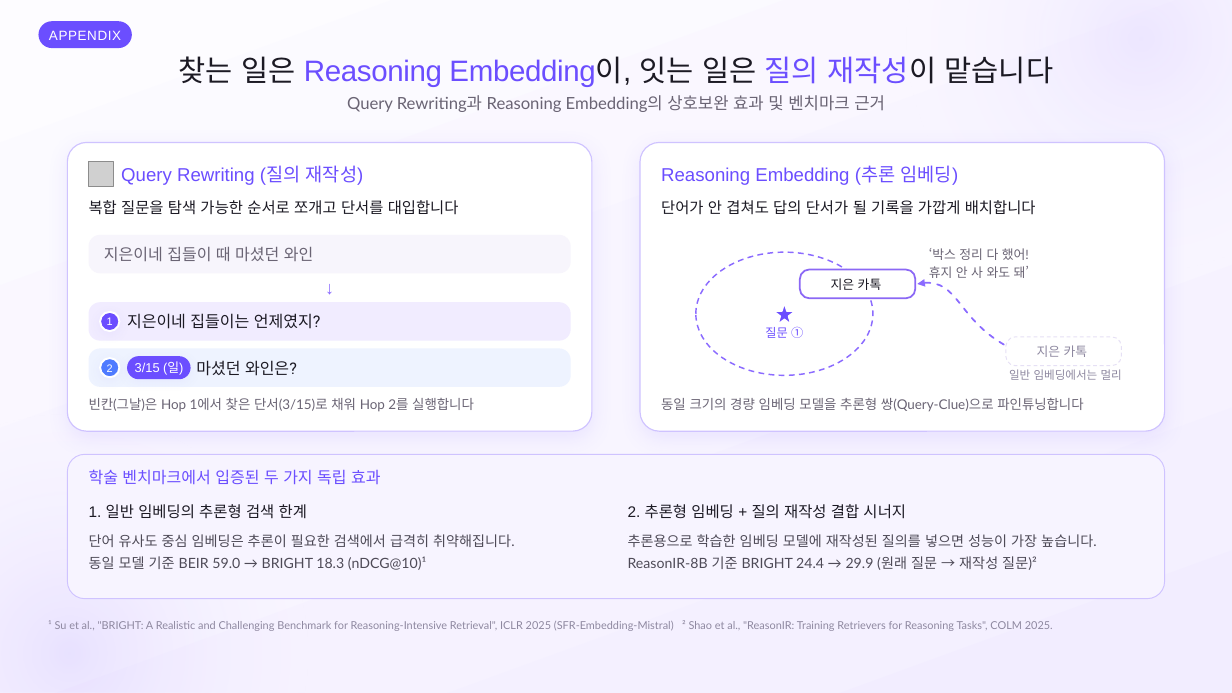
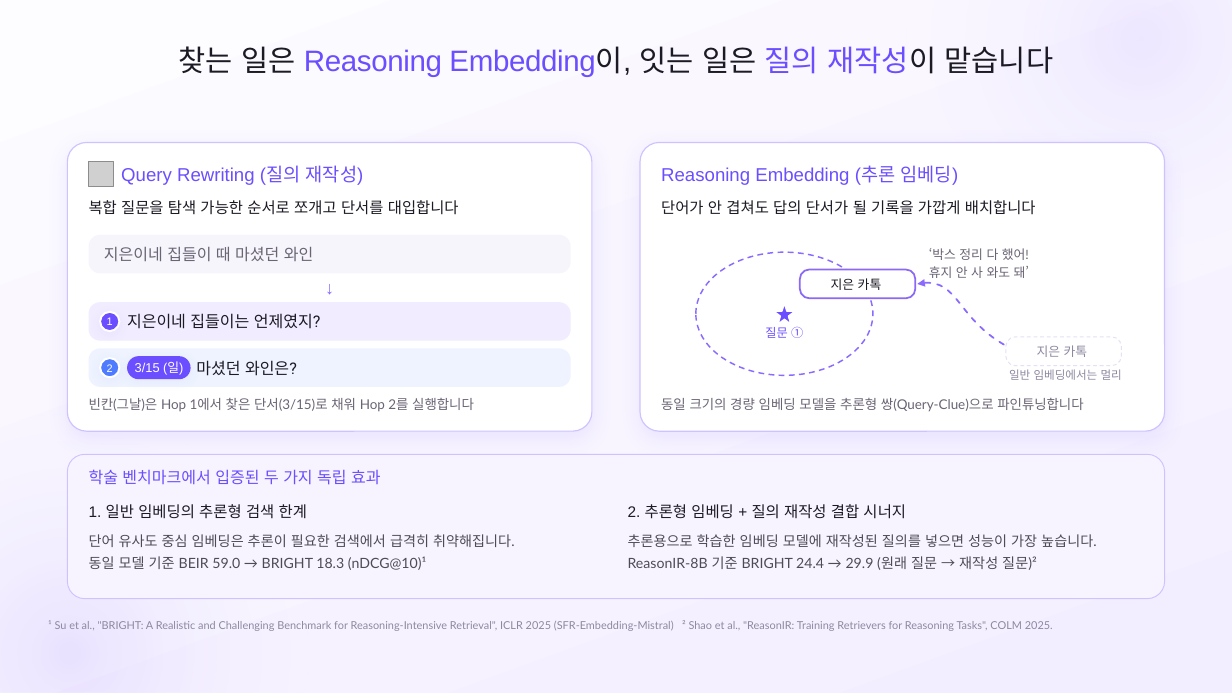
Before and after one commit to SB-Jo/t3, a slide deck: slide 19 of weave/결선준비/09_HowItWorks/HowItWorks_Argon.pptx. Drawn at 1232x693 pixels with LibreOffice and Linux fonts; fonts in the diff are those of the drawing; grey boxes stand for pictures; background and template pictures are left out. Boxes give left, top, right and bottom in pixels: in the first picture for what was removed or moved away, otherwise in the second. Text is boxed around its words. In the diff, an @@ line names an element or a change of style, - is before the commit and + after.

```diff
--- a/weave/결선준비/09_HowItWorks/HowItWorks_Argon.pptx
+++ b/weave/결선준비/09_HowItWorks/HowItWorks_Argon.pptx
@@ rounded rectangle removed at [39, 21, 132, 48] @@
-APPENDIX
@@ text "찾는 일은 Reasoning Embedding이, 잇는 ...": place and size @@
-text "찾는 일은 Reasoning Embedding이, 잇는 ..." at [179, 56, 1054, 87]
+text "찾는 일은 Reasoning Embedding이, 잇는 ..." at [179, 46, 1054, 77]
@@ text removed at [347, 95, 885, 112] @@
-Query Rewriting과 Reasoning Embedding의 상호보완 효과 및 벤치마크 근거
```
Also in this commit, not shown: 25 other slides changed, 9 other files.
